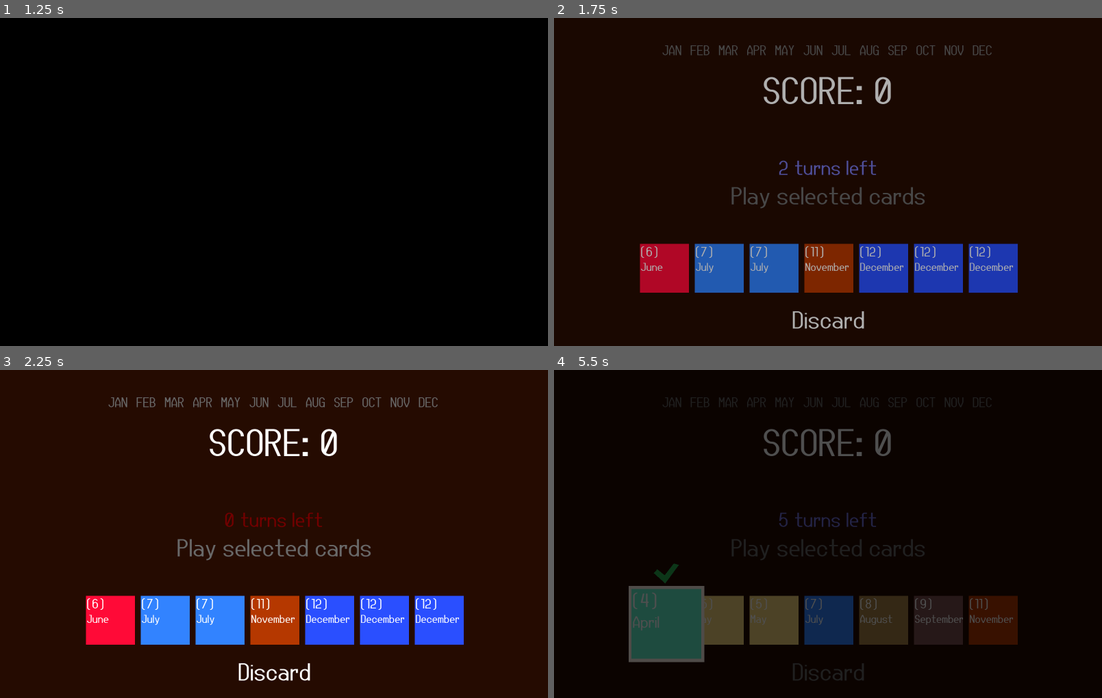
Above: before the commit, frames 1-4 (two rows, left to right).
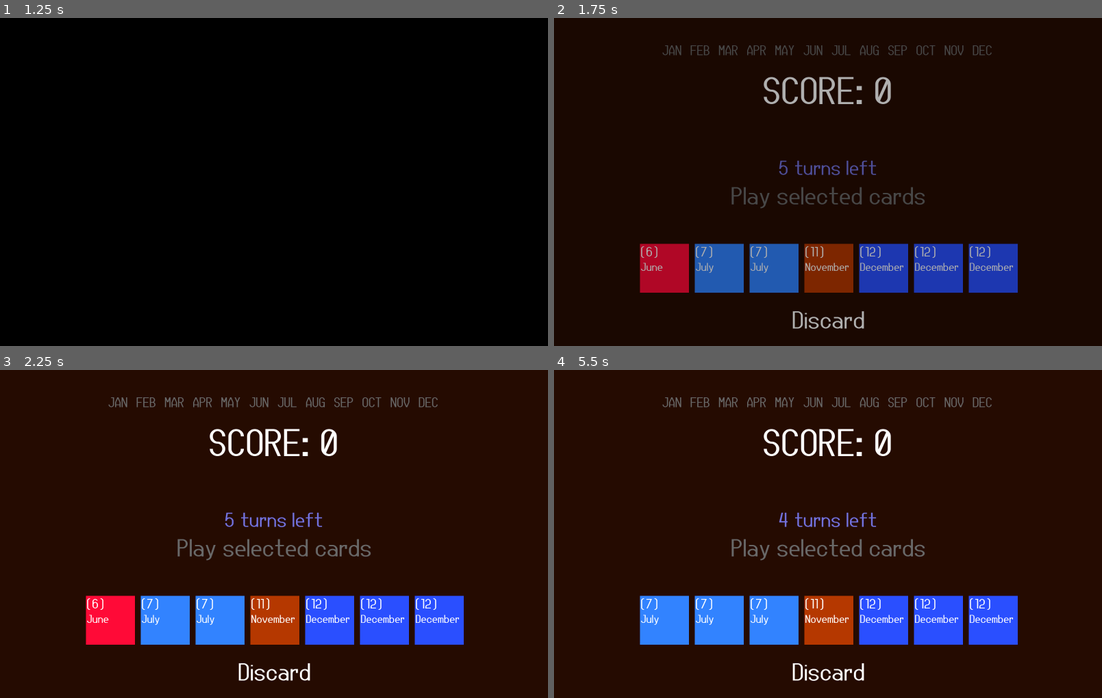
Above: after the commit, the same moments.

Repository: markeryjane/seeker
Game: Godot game, scene res://scenes/title_screen.tscn
Same seed, same stepped clock (60 frames per second), same inputs: the game is played once before the commit and once after it.
Inputs:
- Up to frame 1 (1.25 s): tap Space at 0.5 s; hold Right (ui_right) from 0.53 s (still down); tap Z (discard) at 0.6 s; tap Enter (ui_accept) at 0.77, 0.8, 1.07 s
- Up to frame 2 (1.75 s): release Right (ui_right) at 1.28 s; hold Down (ui_down) from 1.28 s (still down); tap Enter (ui_accept) at 1.35, 1.52 s; tap Z (discard) at 1.55 s
- Up to frame 3 (2.25 s): tap Enter (ui_accept) at 1.82 s; release Down (ui_down) at 2.03 s; hold Right (ui_right) from 2.03 s (still down); tap Z (discard) at 2.1 s
- Up to frame 4 (5.5 s): tap Enter (ui_accept) at 2.3, 2.75, 3.02, 3.32, 3.5, 3.77, 3.8, 4.07, 4.35, 4.52, 4.82, 5.3 s; release Right (ui_right) at 2.78 s; hold Up (ui_up) 2.78-3.53 s; tap X (play_hand) at 2.85 s; tap Z (discard) at 3.05, 3.6, 4.55, 5.1 s; hold Left (ui_left) 3.53-5.03 s; tap Space at 5 s; hold Down (ui_down) from 5.03 s (still down)

Frame 1 is identical in both runs. In frame 2, less than 0.1% of the frame differs, in the area x 41-43%, y 43-48%; in frame 3, 0.3%; in frame 4, 100%, in the area x 0-100%, y 0-100%.

Commit message:
discard only happens if a card is selected

Diff:
--- a/scenes/main_scene.gd
+++ b/scenes/main_scene.gd
@@ -229,6 +229,13 @@
 	scoring_numbers.clear()
 
 func discard():
+	var _num_selected = 0
+	for card in hand:
+		if card.selected:
+			_num_selected += 1
+	if _num_selected == 0:
+		return
+
 	for i in 200: #idk why but this works
 		for card in hand:
 			if card.selected:
